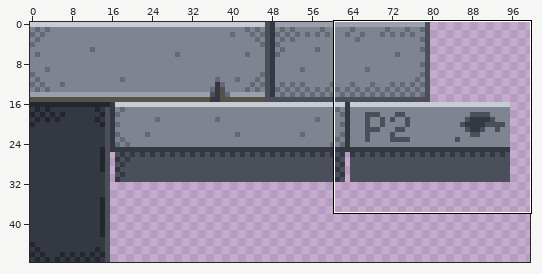
One commit to this pixel-art file: art/aseprite/garage-tile.aseprite. The picture above shows the old version from afar; the outline marks the close-up.
Close-up. The starting point:
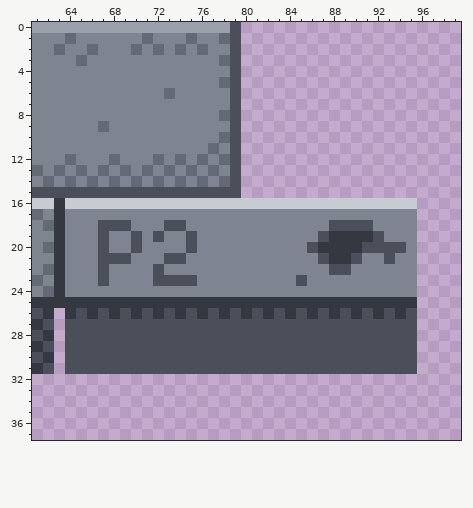
128x48 pixels, 1 frame. Shown: x 61..99, y 0..37. The wide view leaves out empty margins.
Once edited:
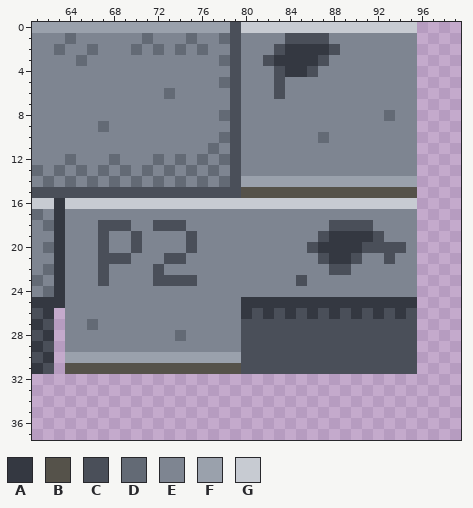
Palette (. is transparent): A #343841  B #55524a  C #4a4f59  D #636a75  E #7e8591  F #9aa1ac  G #c7cbd2
The edit:
layer "Layer 2 #2" added
layer "Layer 2 #3" added
Layers "Layer 2 #3", "Layer 2 #2":
Colour A now appears in row 2 at x 84 to 87; in row 3 at x 83 to 86; in row 4 at x 84 to 85.
Colour B now appears in row 15 at x 80 to 95.
The author changed colour C to colour B in row 31 at x 64 to 79.
Colour C now appears in row 1 at x 84 to 87; in row 2 at x 83 and 88; in row 3 at x 82 and 87; in row 4 at x 83 and 86; in rows 5 to 6 at x 83.
The author changed colour E to colour C in row 18 at x 72.
Colour D now appears in row 8 at x 93; in row 10 at x 87.
The author changed colour C to colour D in row 27 at x 66; in row 28 at x 74.
Colour E now appears in row 1 at x 80 to 83 and 88 to 95; in row 2 at x 80 to 82 and 89 to 95; in row 3 at x 80 to 81 and 88 to 95; in row 4 at x 80 to 82 and 87 to 95; in rows 5 to 6 at x 80 to 82 and 84 to 95; in row 7 at x 80 to 95.
Colour E now appears in row 8 at x 80 to 92 and 94 to 95; in row 9 at x 80 to 95; in row 10 at x 80 to 86 and 88 to 95; in rows 11 to 13 at x 80 to 95.
The author changed colour A to colour E in row 25 at x 64 to 79; in row 26 at x 64, 66, 68, 70, 72, 74, 76 and 78.
The author changed colour C to colour E in row 19 at x 72; in row 26 at x 65, 67, 69, 71, 73, 75, 77 and 79; in row 27 at x 64 to 65 and 67 to 79; in row 28 at x 64 to 73 and 75 to 79; in row 29 at x 64 to 79.
Colour F now appears in row 14 at x 80 to 95.
The author changed colour C to colour F in row 30 at x 64 to 79.
Colour G now appears in row 0 at x 80 to 95.
Pixel boxes of the changes (left, top, right, bottom) in both close-ups:
added: (241, 22, 417, 198)
changed: (153, 220, 164, 242)
changed: (65, 297, 241, 374)
